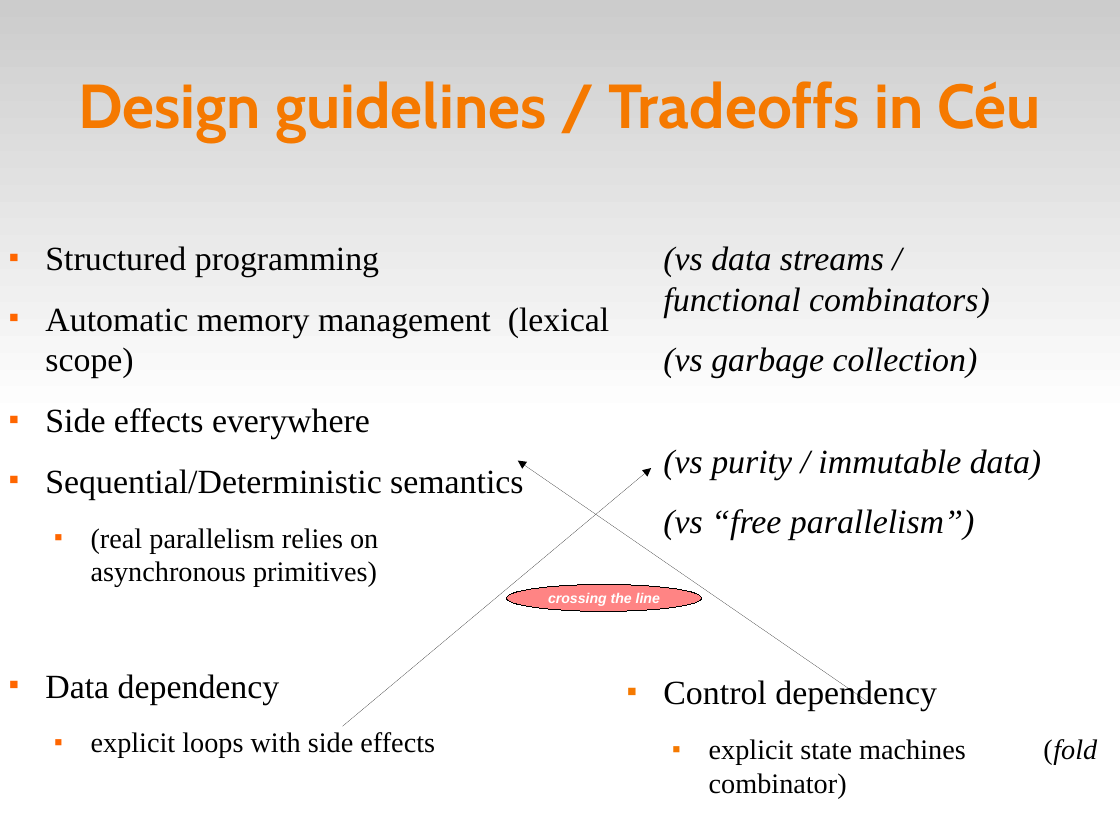
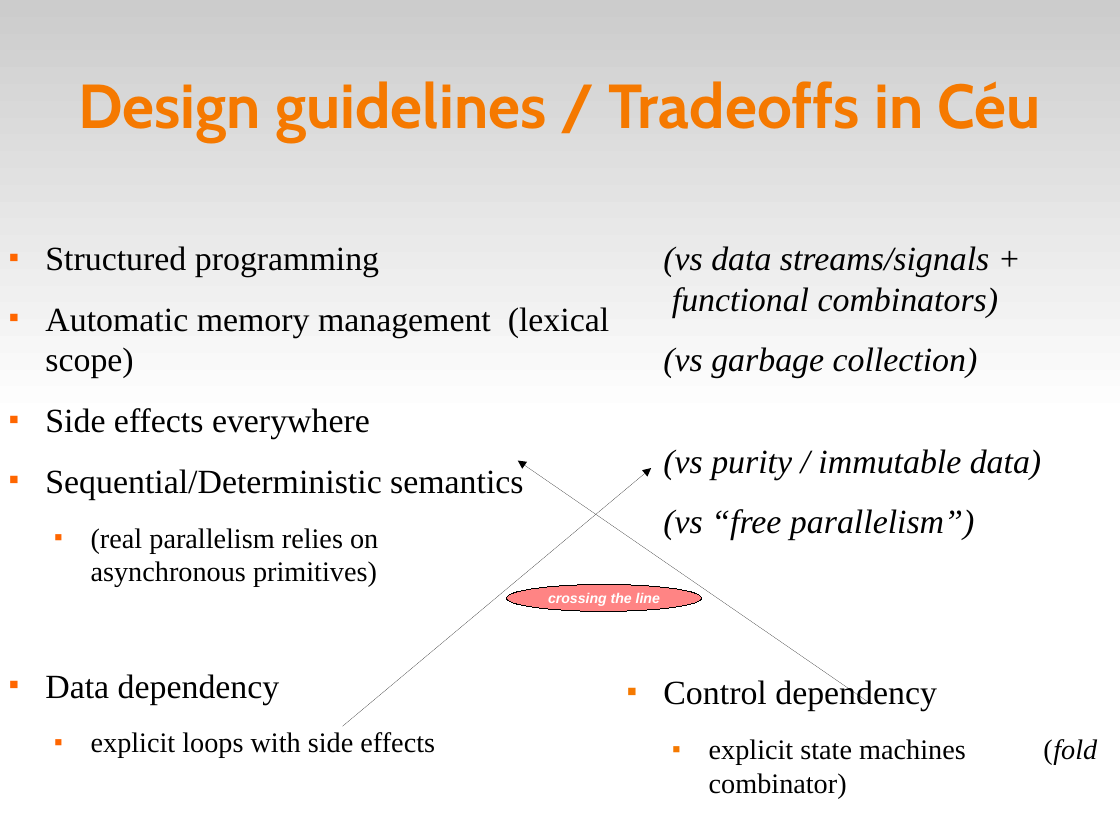
Before and after one commit to fsantanna-no/ceu-docs, a slide deck: slide 6 of ceu_curryon.odp. Drawn at 1120x840 pixels with LibreOffice and Linux fonts; fonts in the diff are those of the drawing. Boxes give left, top, right and bottom in pixels: in the first picture for what was removed or moved away, otherwise in the second. Text is boxed around its words. In the diff, an @@ line names an element or a change of style, - is before the commit and + after.

```diff
--- a/ceu_curryon.odp
+++ b/ceu_curryon.odp
@@ text at box(663, 246, 999, 318): text changed @@
-(vs data streams / functional combinators)
+(vs data streams/signals + functional combinators)
```
Also in this commit, not shown: 8 other slides changed.
